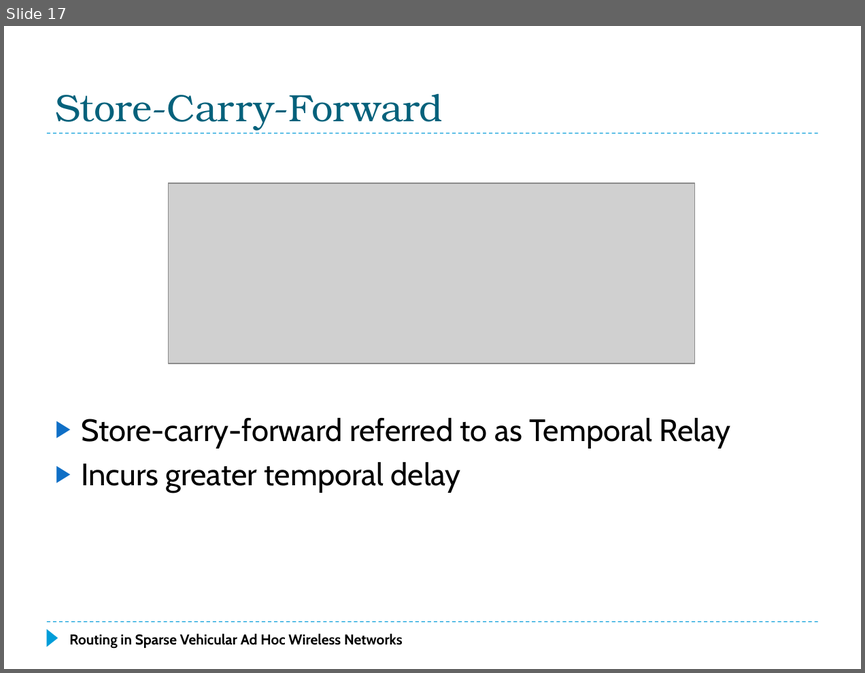
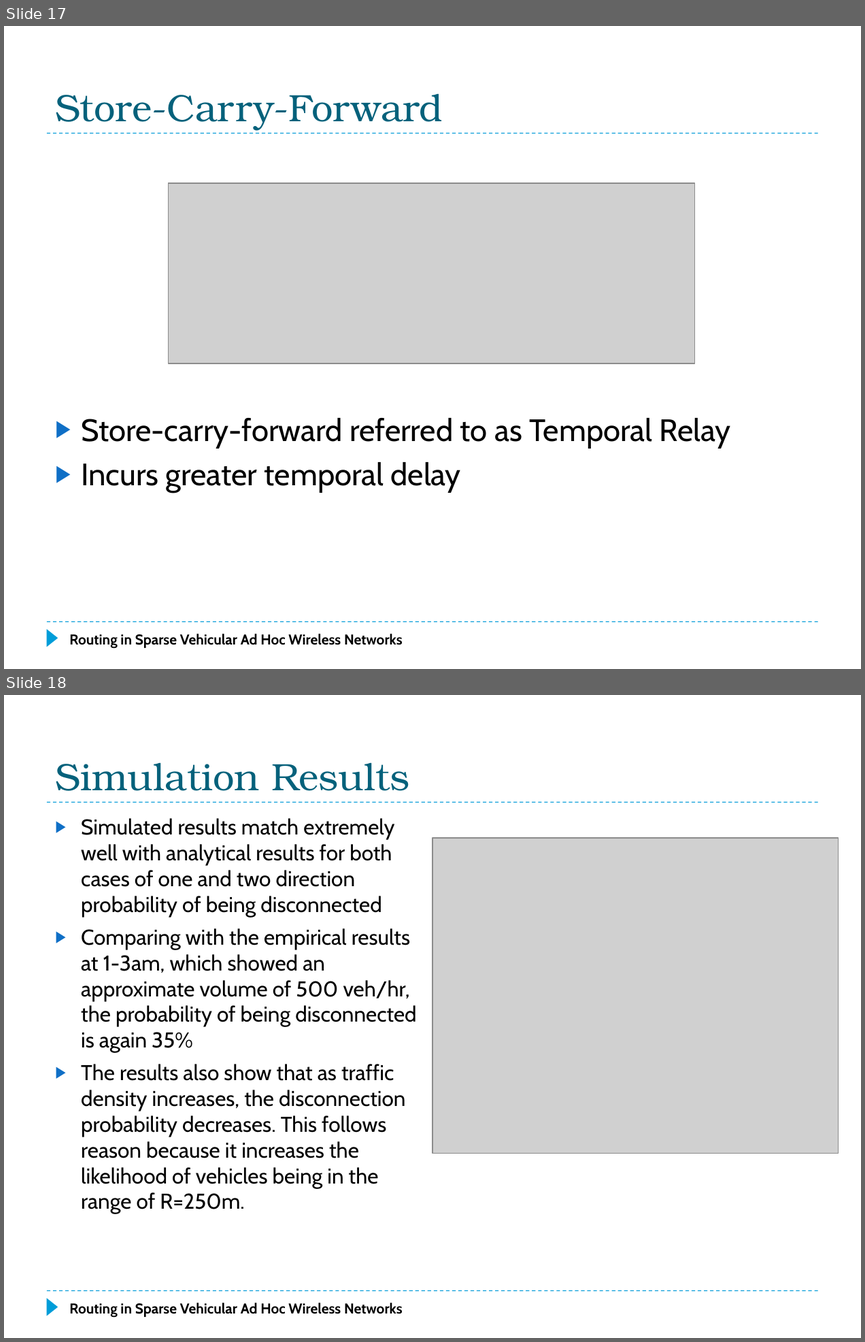
Before and after one commit to f33losopher/EEMaster_VANET, a slide deck: VANET_Felix.pptx. Shown one above the other, each under a label of ours: slide 17 before the commit, slides 17 and 18 after it. The pictures are 865x673 and 865x1342 pixels, drawn with LibreOffice and Linux fonts; fonts in the diff are those of the drawing; grey boxes stand for pictures. Boxes give left, top, right and bottom in pixels: in the first picture for what was removed or moved away, otherwise in the second. Text is boxed around its words. In the diff, an @@ line names an element or a change of style, - is before the commit and + after.

```diff
--- a/VANET_Felix.pptx
+++ b/VANET_Felix.pptx
@@ slide 18 added at (4, 695, 861, 1338), background #FFFFFF; not listed: 3 template elements that a slide beside it also shows @@
@@ title added at (55, 763, 410, 791), 32 pt, text #04617B @@
+Simulation Results
@@ text added at (81, 818, 416, 1214), 18 pt, text #000000 @@
+▶ Simulated results match extremely well with analytical results for both cases of one and two direction probability of being disconnected
+▶ Comparing with the empirical results at 1-3am, which showed an approximate volume of 500 veh/hr, the probability of being disconnected is again 35%
+▶ The results also show that as traffic density increases, the disconnection probability decreases. This follows reason because it increases the likelihood of vehicles being in the range of R=250m.
@@ picture added at (432, 838, 838, 1153) @@
@@ text added at (69, 1302, 402, 1317), 12 pt, text #000000, bold @@
+Routing in Sparse Vehicular Ad Hoc Wireless Networks
```
Also in this commit, not shown: 1 slide changed, 10 other slides added, 7 slides removed, 1 other file.
